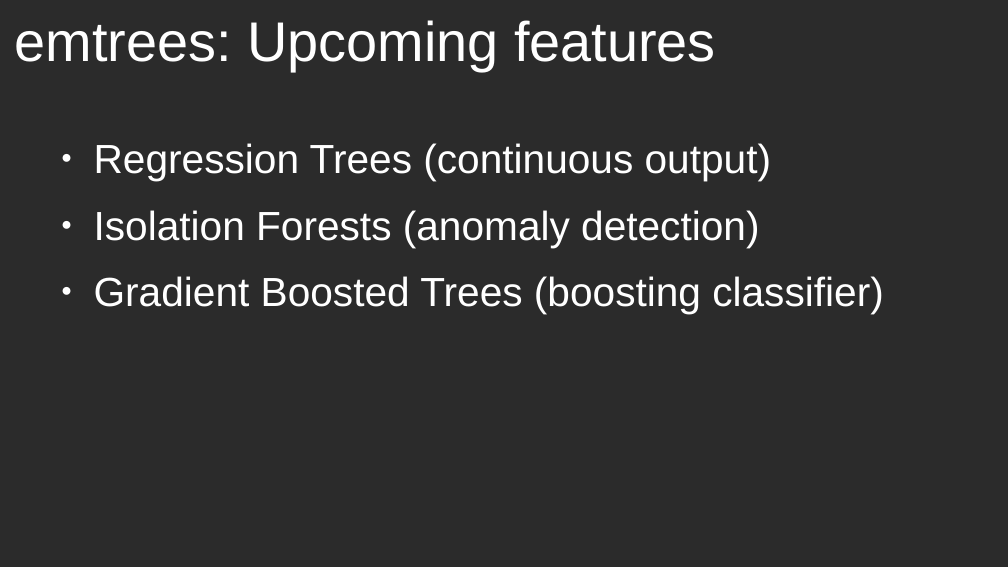
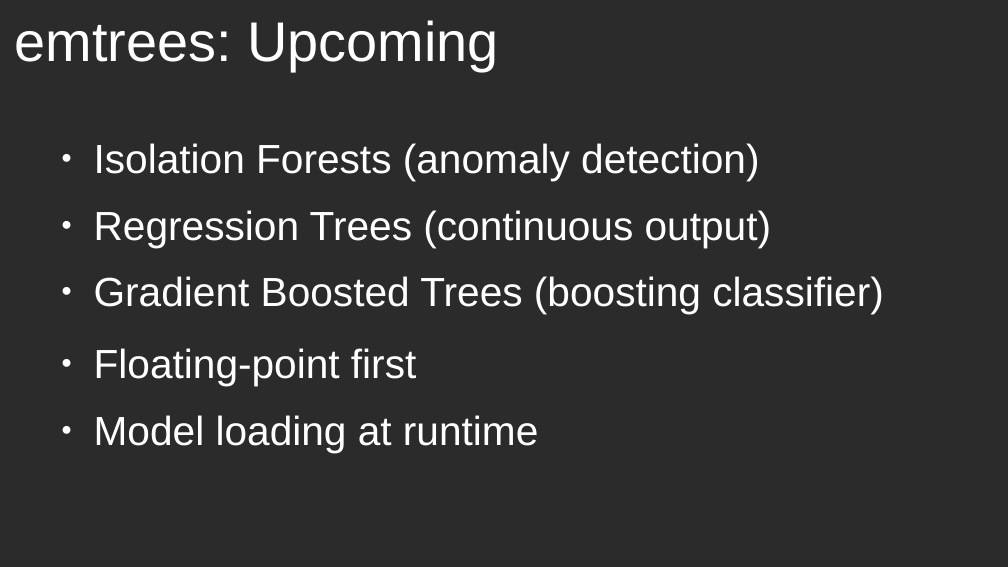
Before and after one commit to jonnor/embeddedml, a slide deck: slide 22 of doc/euroscipy2018/slides.odp (slide 3 before the commit). Drawn at 1008x567 pixels with LibreOffice and Linux fonts; fonts in the diff are those of the drawing; background and template pictures are left out; a plain dark background stands for a picture behind light text. Boxes give left, top, right and bottom in pixels: in the first picture for what was removed or moved away, otherwise in the second. Text is boxed around its words. In the diff, an @@ line names an element or a change of style, - is before the commit and + after.

Commit message:
euroscipy2018: Text slides done

```diff
--- a/doc/euroscipy2018/slides.odp
+++ b/doc/euroscipy2018/slides.odp
@@ title at <box>14,20,498,71</box>: text changed @@
-emtrees: Upcoming features
+emtrees: Upcoming
@@ text at <box>94,143,759,181</box>: paragraph added @@
+● Isolation Forests (anomaly detection)
@@ text at <box>94,210,759,247</box>: paragraph removed @@
-● Isolation Forests (anomaly detection)
@@ text added at <box>94,348,538,453</box>, 32 pt, text #FFFFFF @@
+● Floating-point first
+● Model loading at runtime
```
Also in this commit, not shown: 1 other slide changed, 22 slides added, 2 slides removed, 1 other file.
